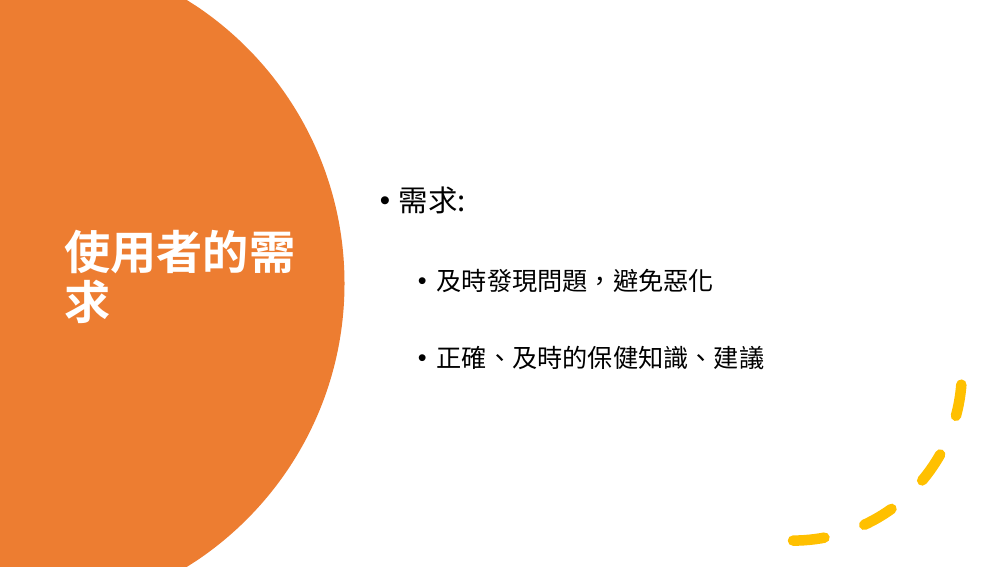
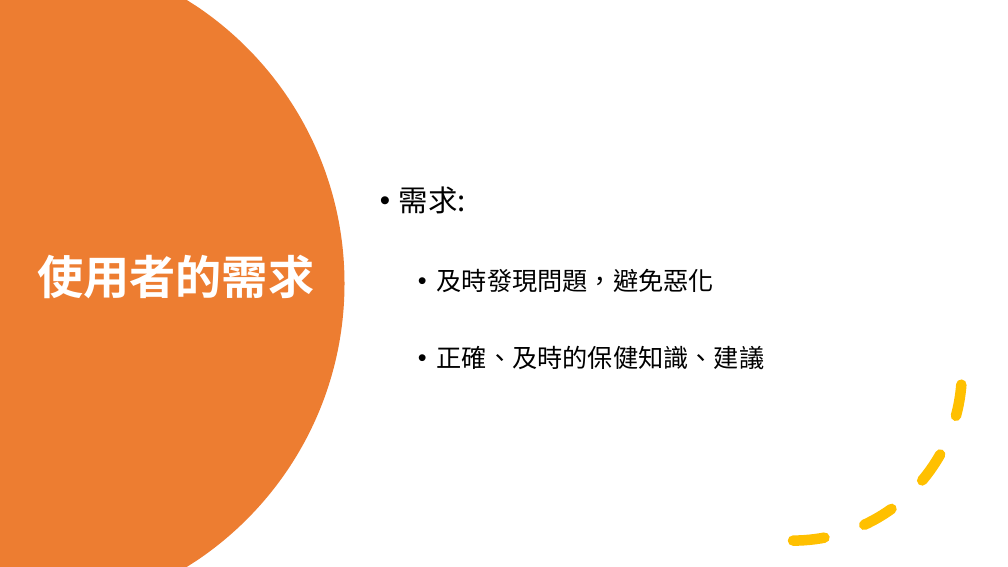
Before and after one commit to michaelchen1225/-, a slide deck: slide 10 of 整合/報告/產品報告.pptx (slide 7 before the commit). Drawn at 1008x567 pixels with LibreOffice and Linux fonts; fonts in the diff are those of the drawing. Boxes give left, top, right and bottom in pixels: in the first picture for what was removed or moved away, otherwise in the second. Text is boxed around its words. In the diff, an @@ line names an element or a change of style, - is before the commit and + after.

```diff
--- a/整合/報告/產品報告.pptx
+++ b/整合/報告/產品報告.pptx
@@ title "使用者的需求" rewrapped from (x1=64, y1=229, x2=295, y2=323) to (x1=37, y1=254, x2=314, y2=299) @@
```
Also in this commit, not shown: 2 other slides changed, 4 slides added, 1 other file.
